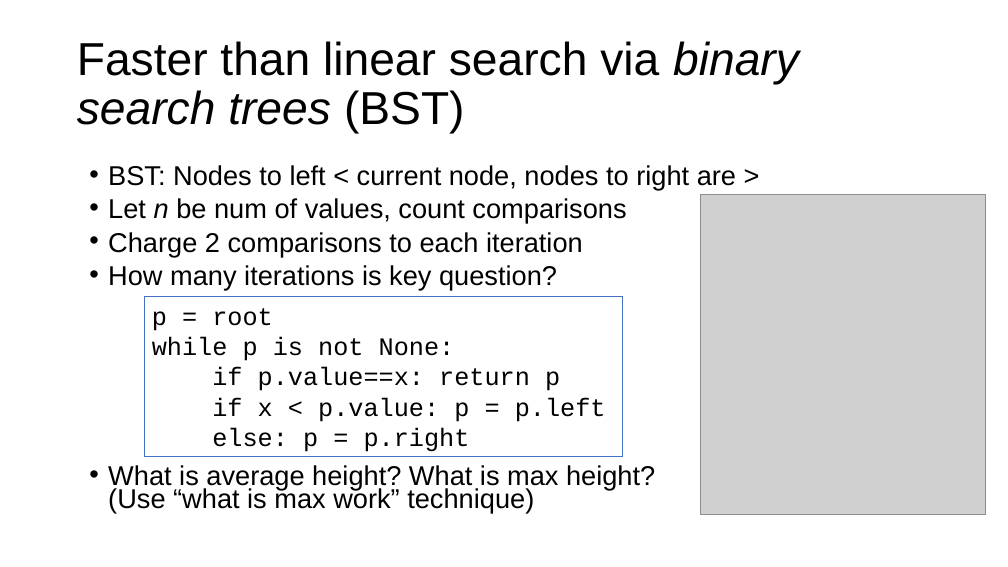
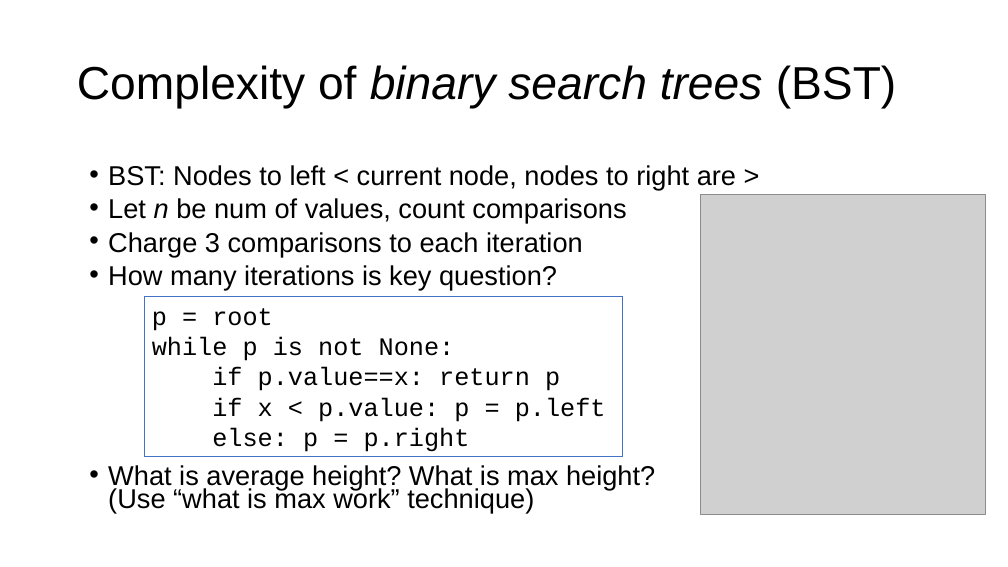
Before and after one commit to parrt/msds689, a slide deck: slide 22 of notes/complexity.pptx. Drawn at 1008x567 pixels with LibreOffice and Linux fonts; fonts in the diff are those of the drawing; grey boxes stand for pictures; background and template pictures are left out. Boxes give left, top, right and bottom in pixels: in the first picture for what was removed or moved away, otherwise in the second. Text is boxed around its words. In the diff, an @@ line names an element or a change of style, - is before the commit and + after.

```diff
--- a/notes/complexity.pptx
+++ b/notes/complexity.pptx
@@ title at [77,65,896,109]: text changed @@
-Faster than linear search via binary search trees (BST)
+Complexity of binary search trees (BST)
@@ text at [108,232,583,257]: text changed @@
-• Charge 2 comparisons to each iteration
+• Charge 3 comparisons to each iteration
```
Also in this commit, not shown: 3 other slides changed, 4 other files.
